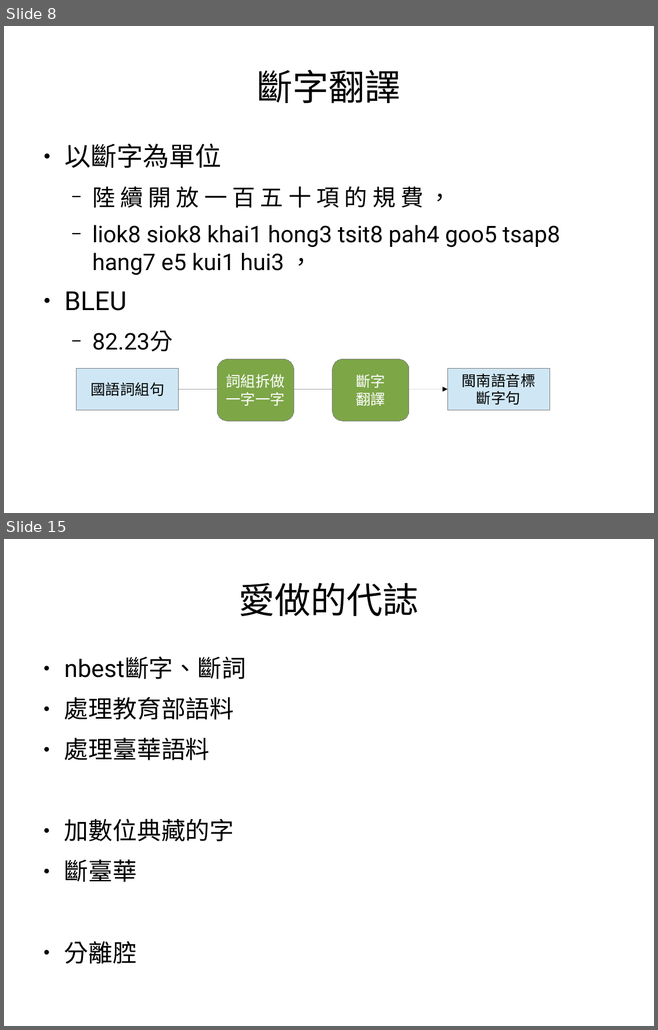
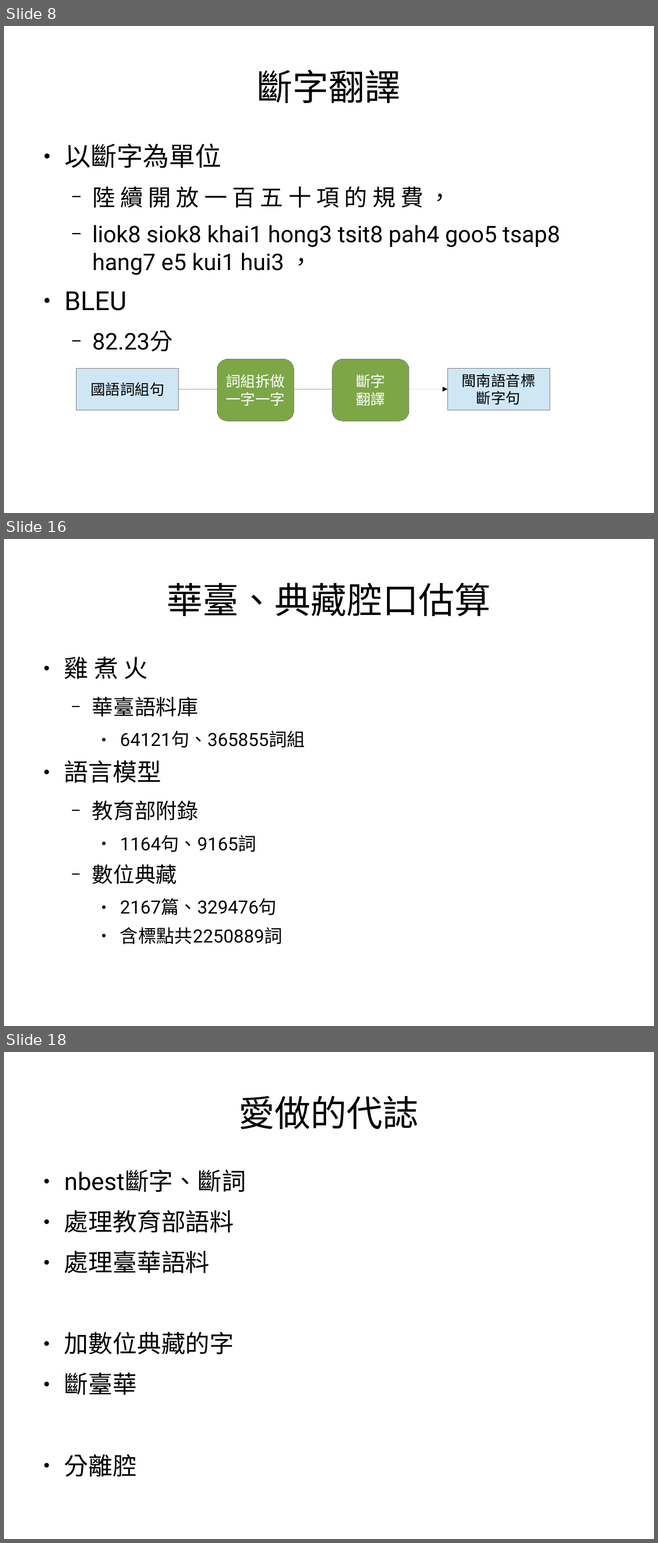
Before and after one commit to sih4sing5hong5/po3-ko3_tau5-iann2-phinn3, a slide deck: 翻譯報告.odp. Shown one above the other, each under a label of ours: slides 8 and 15 before the commit, slides 8, 16 and 18 after it; the slides between them are not shown. The pictures are 658x1030 and 658x1543 pixels, drawn with LibreOffice and Linux fonts; fonts in the diff are those of the drawing. Boxes give left, top, right and bottom in pixels: in the first picture for what was removed or moved away, otherwise in the second. Text is boxed around its words. In the diff, an @@ line names an element or a change of style, - is before the commit and + after.

Commit message:
加腔口 丞宏

```diff
--- a/翻譯報告.odp
+++ b/翻譯報告.odp
@@ slide 16 added at box(4, 539, 654, 1026), background #FFFFFF @@
@@ title added at box(166, 583, 491, 616), 44 pt, text #000000 @@
+華臺、典藏腔口估算
@@ text added at box(64, 657, 305, 944), 22.2 pt, text #000000 @@
+● 雞 煮 火
+  − 華臺語料庫
+    ● 64121句、365855詞組
+● 語言模型
+  − 教育部附錄
+    ● 1164句、9165詞
+  − 數位典藏
+    ● 2167篇、329476句
+    ● 含標點共2250889詞
@@ what was slide 15 is now slide 18 @@
```
Also in this commit, not shown: 8 slides changed, 4 other slides added.
